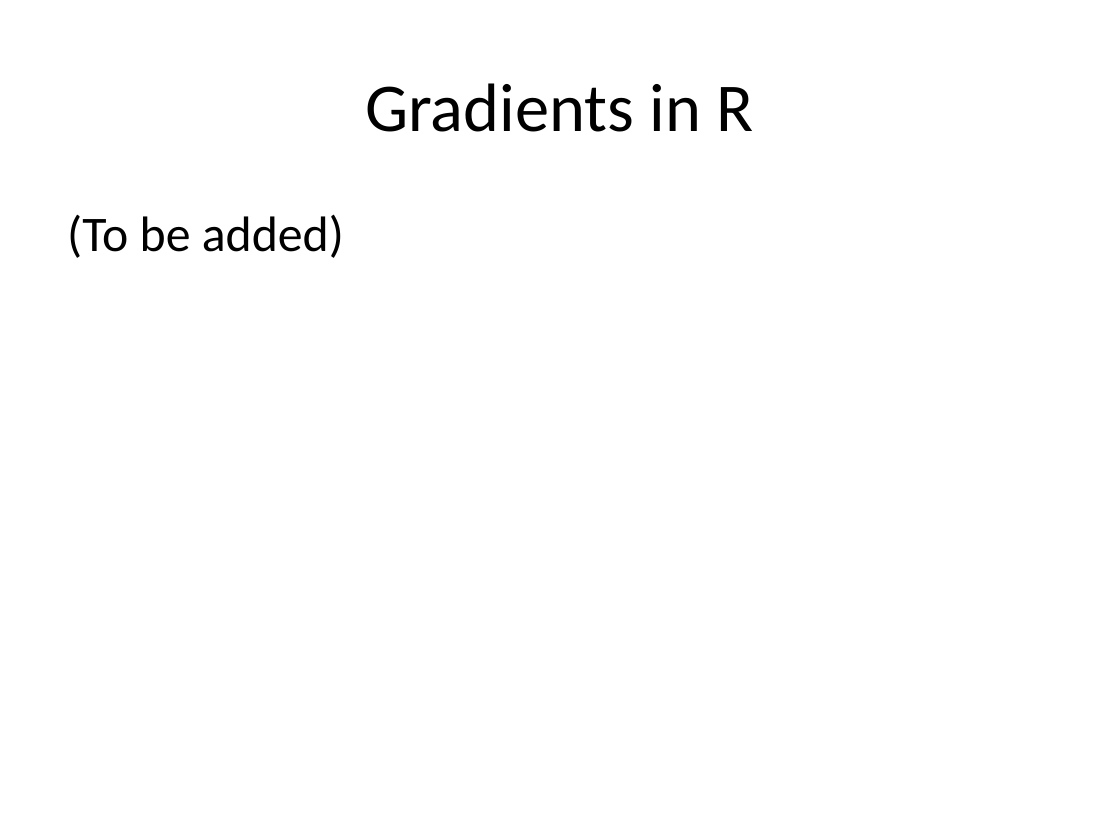
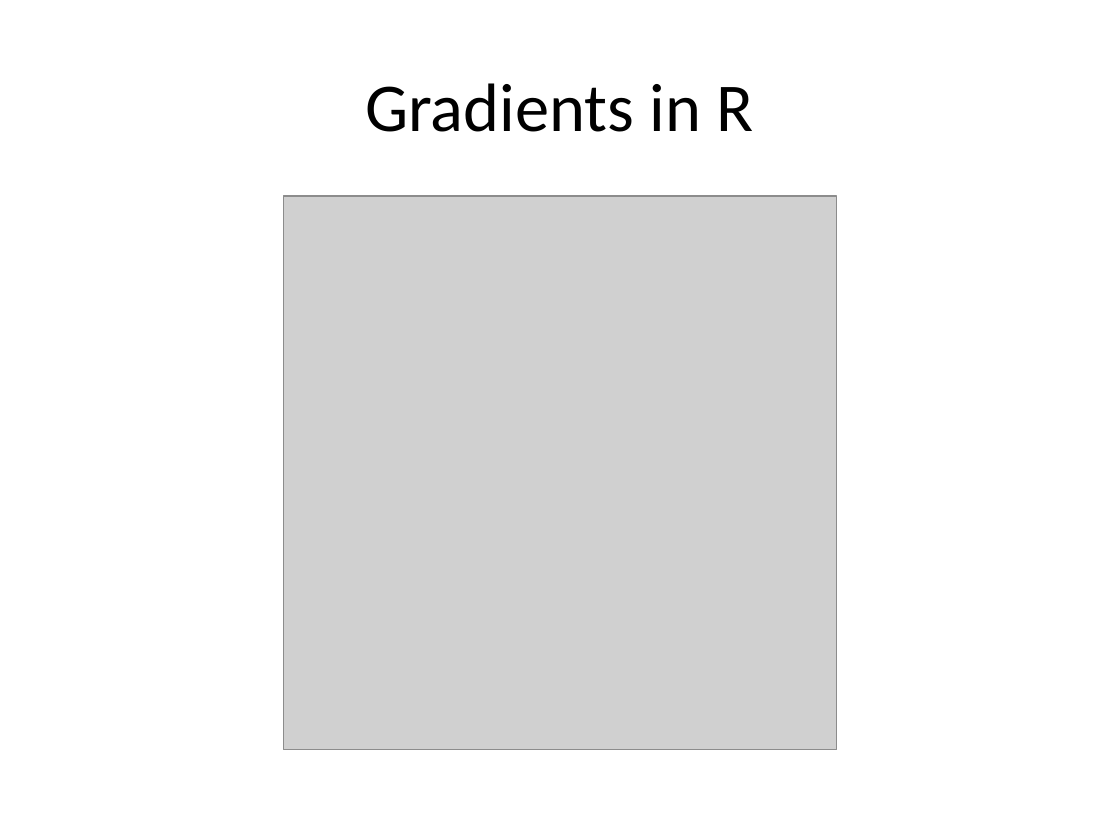
Before and after one commit to pmean/data-visualization, a slide deck: slide 31 of data-viz-02/component/tutorial-colors.pptx. Drawn at 1120x840 pixels with LibreOffice and Linux fonts; fonts in the diff are those of the drawing; grey boxes stand for pictures. Boxes give left, top, right and bottom in pixels: in the first picture for what was removed or moved away, otherwise in the second. Text is boxed around its words. In the diff, an @@ line names an element or a change of style, - is before the commit and + after.

Commit message:
Work on R gradients

```diff
--- a/data-viz-02/component/tutorial-colors.pptx
+++ b/data-viz-02/component/tutorial-colors.pptx
@@ picture added at [283,196,837,749] @@
@@ text removed at [67,214,344,258] @@
-(To be added)
```
Also in this commit, not shown: 1 other slide changed, 2 slides added, 15 other files.
